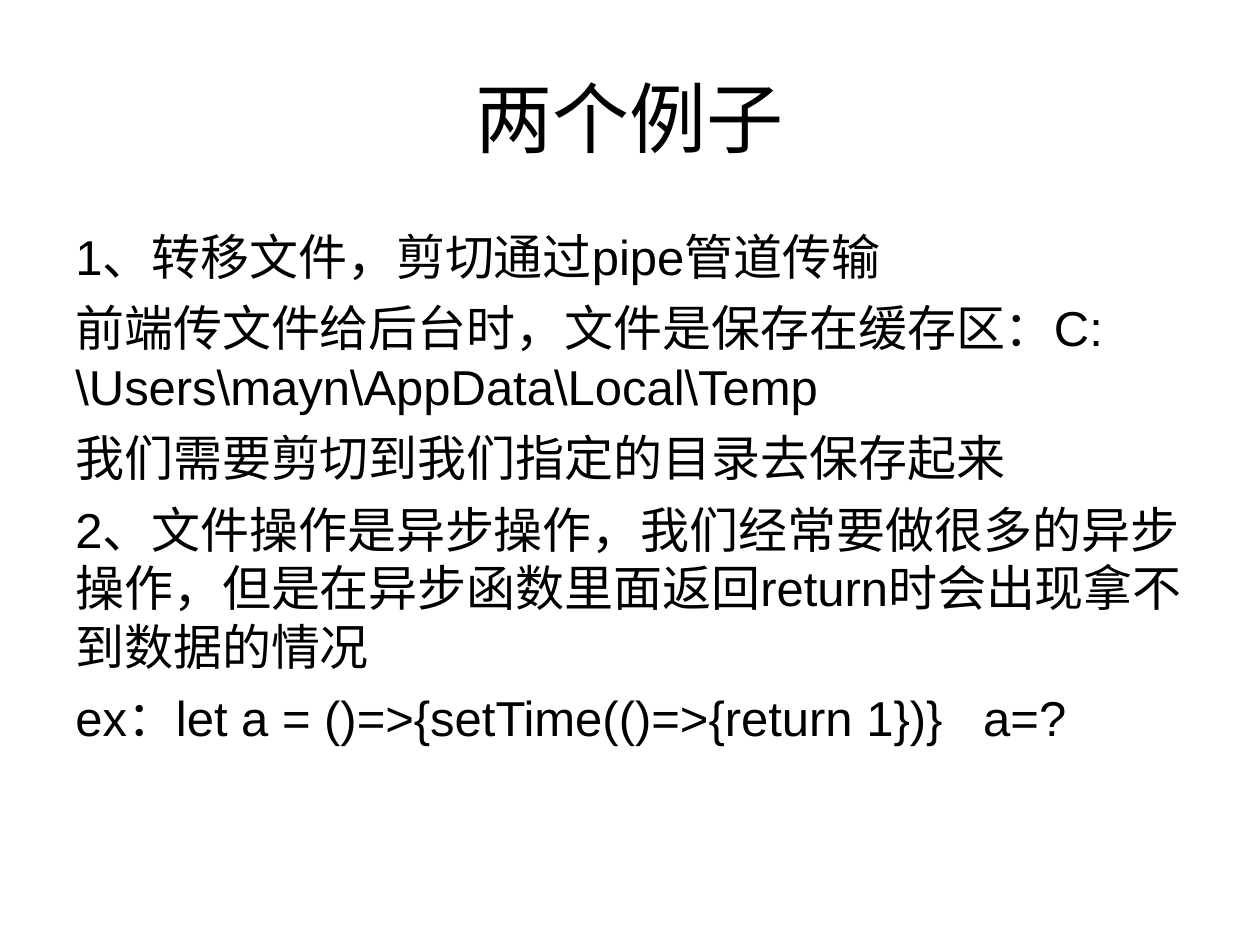
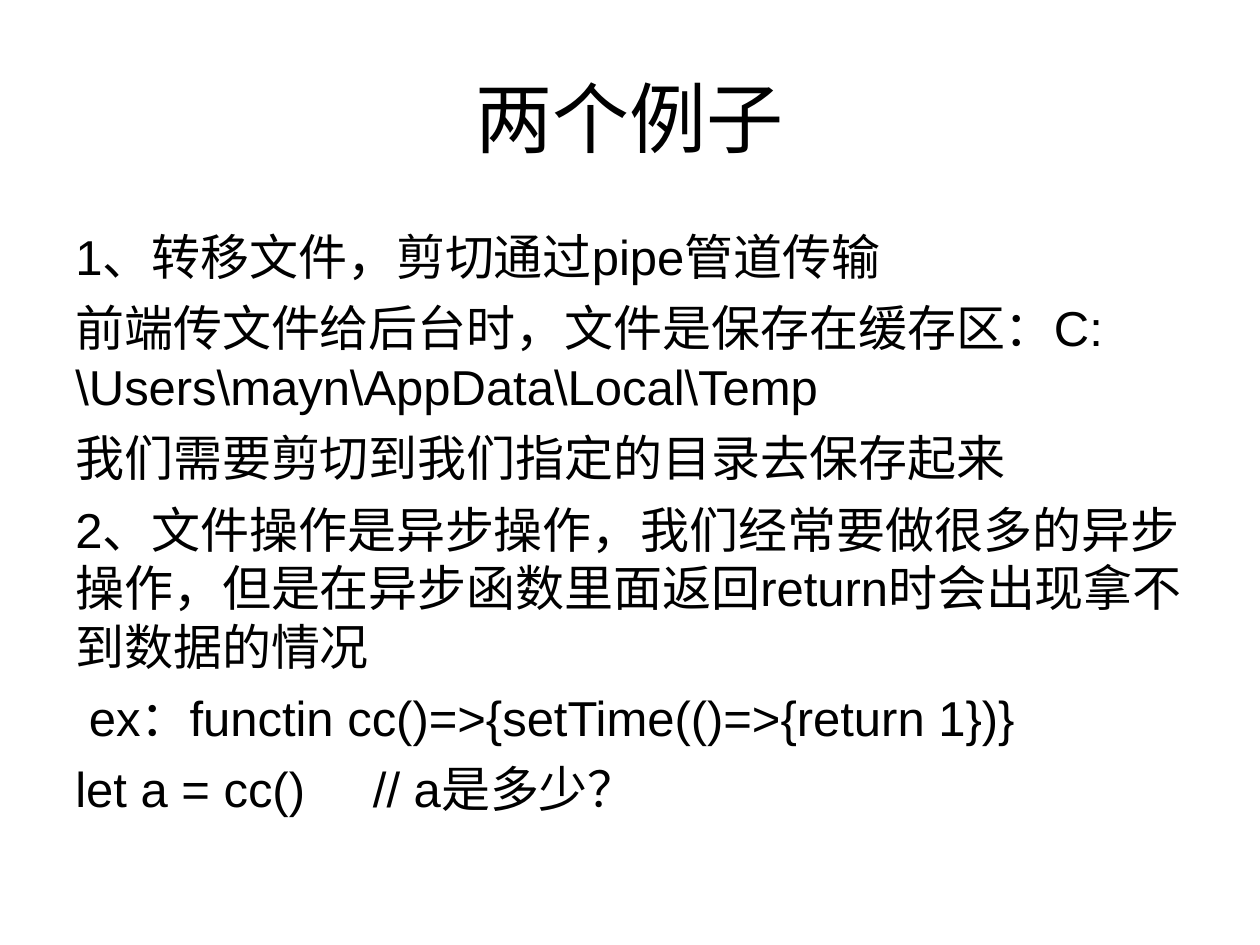
Before and after one commit to Alan055/node-koa, a slide deck: slide 8 of Alan-node解读.ppt. Drawn at 1260x945 pixels with LibreOffice and Linux fonts; fonts in the diff are those of the drawing. Boxes give left, top, right and bottom in pixels: in the first picture for what was removed or moved away, otherwise in the second. Text is boxed around its words. In the diff, an @@ line names an element or a change of style, - is before the commit and + after.

```diff
--- a/Alan-node解读.ppt
+++ b/Alan-node解读.ppt
@@ text at (x1=75, y1=700, x2=1014, y2=817): text changed @@
-ex：let a = ()=>{setTime(()=>{return 1})} a=?
+ex：functin cc()=>{setTime(()=>{return 1})}
+let a = cc() // a是多少？
```
Also in this commit, not shown: 2 other slides changed, 2 slides added, 2 slides removed.
